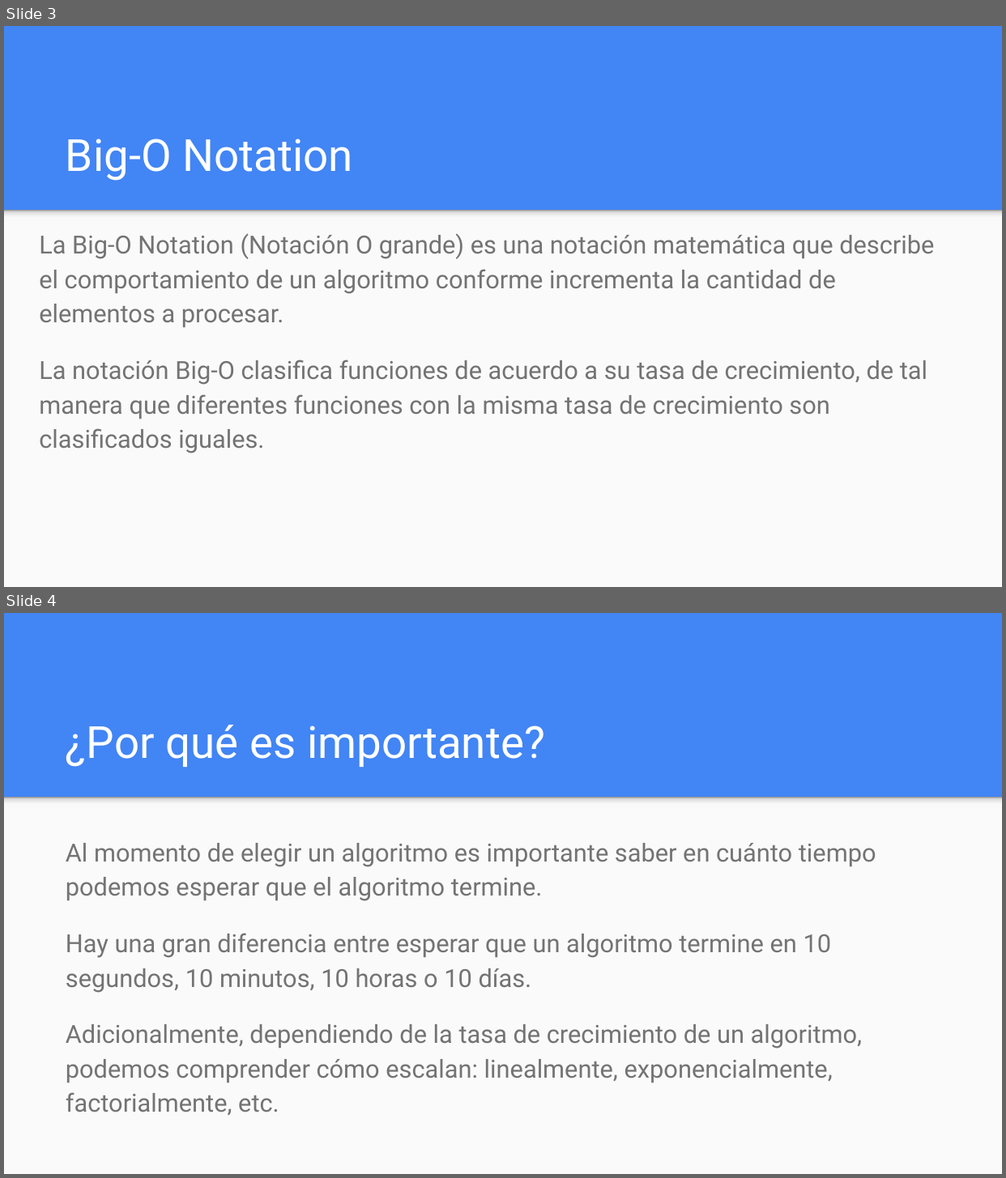
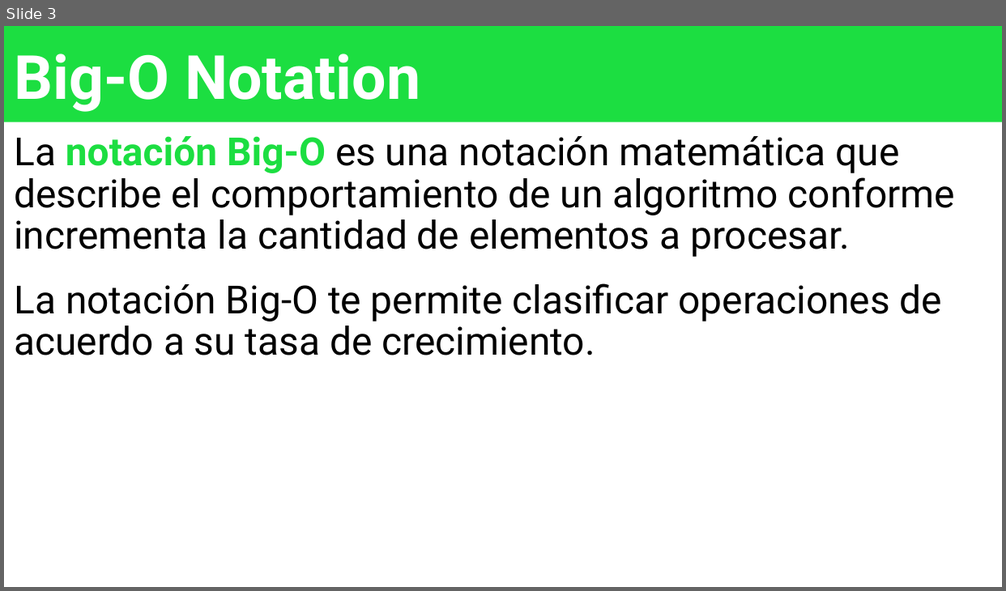
Before and after one commit to OMardil/INFO2, a slide deck: MOD09_Big_O/01 Presentacion/INFO2_MOD10-Análisis de Algoritmos.pptx. Shown one above the other, each under a label of ours: slides 3 and 4 before the commit, slide 3 after it. The pictures are 1006x1178 and 1006x591 pixels, drawn with LibreOffice and Linux fonts; fonts in the diff are those of the drawing. Boxes give left, top, right and bottom in pixels: in the first picture for what was removed or moved away, otherwise in the second. Text is boxed around its words. In the diff, an @@ line names an element or a change of style, - is before the commit and + after.

```diff
--- a/MOD09_Big_O/01 Presentacion/INFO2_MOD10-Análisis de Algoritmos.pptx
+++ b/MOD09_Big_O/01 Presentacion/INFO2_MOD10-Análisis de Algoritmos.pptx
@@ slide 4 removed at [4, 613, 1002, 1174], background #4285F4; not listed: 2 template elements that a slide beside it also shows @@
@@ title removed at [66, 725, 545, 767] @@
-¿Por qué es importante?
@@ text removed at [66, 843, 876, 1115] @@
-Al momento de elegir un algoritmo es importante saber en cuánto tiempo podemos esperar que el algoritmo termine.
-Hay una gran diferencia entre esperar que un algoritmo termine en 10 segundos, 10 minutos, 10 horas o 10 días.
-Adicionalmente, dependiendo de la tasa de crecimiento de un algoritmo, podemos comprender cómo escalan: linealmente, exponencialmente, factorialmente, etc.
@@ slide 3 changed as well @@
@@ background #4285F4 to #FFFFFF @@
@@ title "Big-O Notation": place and size @@
-title "Big-O Notation" at [66, 139, 353, 181]
+title "Big-O Notation" at [4, 26, 1002, 122]
@@ title "Big-O Notation" at [4, 26, 1002, 122]: size 32 to 44 pt, bold on; line spacing 1 to 0.9; fill none to #1CDE41 @@
@@ text at [14, 136, 955, 356]: text changed; size 18 to 28 pt; text colour #737373 to #000000 @@
-La Big-O Notation (Notación O grande) es una notación matemática que describe el comportamiento de un algoritmo conforme incrementa la cantidad de elementos a procesar.
-La notación Big-O clasifica funciones de acuerdo a su tasa de crecimiento, de tal manera que diferentes funciones con la misma tasa de crecimiento son clasificados iguales.
+La notación Big-O es una notación matemática que describe el comportamiento de un algoritmo conforme incrementa la cantidad de elementos a procesar.
+La notación Big-O te permite clasificar operaciones de acuerdo a su tasa de crecimiento.
@@ rectangle removed at [4, 210, 1002, 587] @@
@@ rectangle removed at [4, 210, 1002, 221] @@
```
Also in this commit, not shown: 15 other slides changed, 15 slides added, 6 other slides removed, 10 other files.
